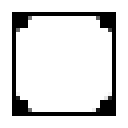
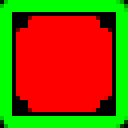
Comparing the layer stacks of the two 128x128 images. Changes:
removed layer "Layer 1" over [0, 0, 128, 128]
removed layer "Background" over [0, 0, 128, 128]
